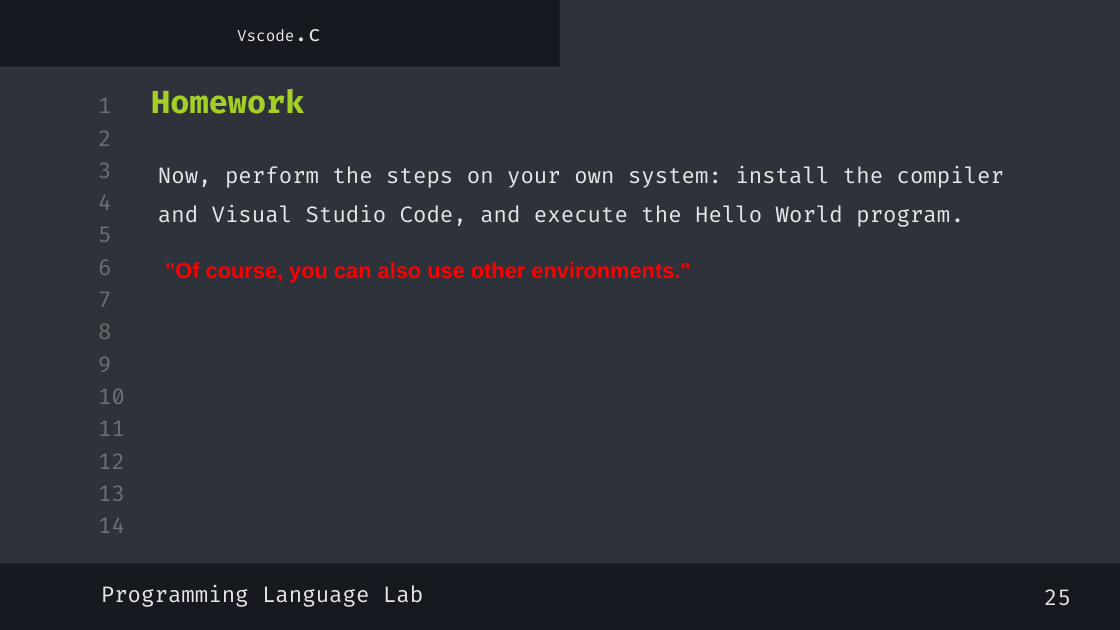
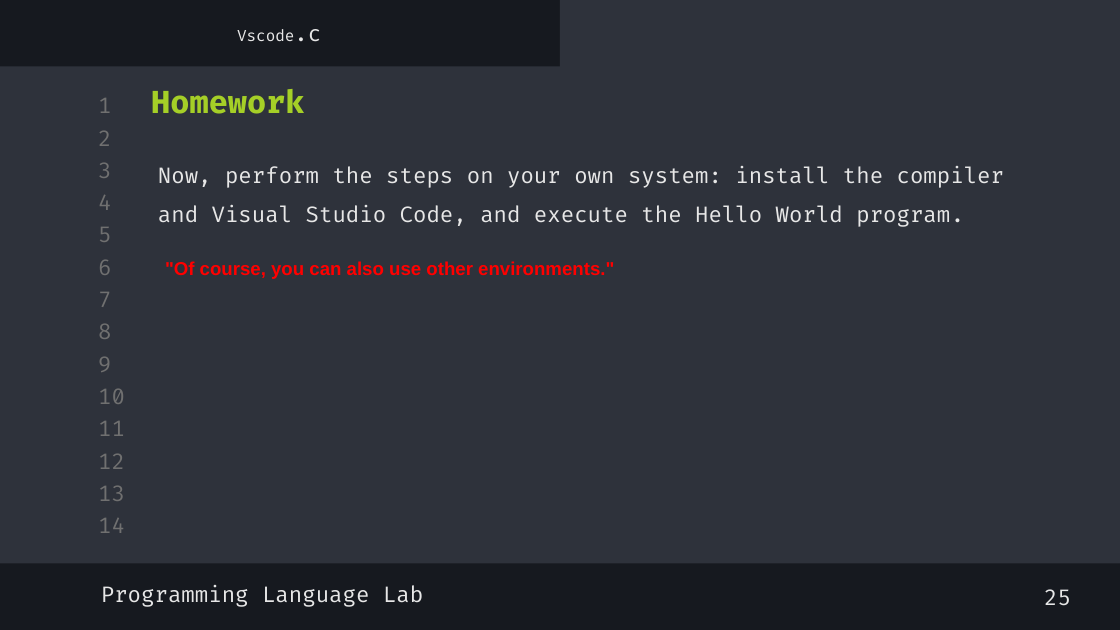
Before and after one commit to shayan-naghizadeh/C-Lab-AUT, a slide deck: slide 31 of slides/1.Introduction/Intro.pptx. Drawn at 1120x630 pixels with LibreOffice and Linux fonts; fonts in the diff are those of the drawing. Boxes give left, top, right and bottom in pixels: in the first picture for what was removed or moved away, otherwise in the second. Text is boxed around its words. In the diff, an @@ line names an element or a change of style, - is before the commit and + after.

```diff
--- a/slides/1.Introduction/Intro.pptx
+++ b/slides/1.Introduction/Intro.pptx
@@ text ""Of course, you can also ..." at (165,261,614,279): size 14 to 12 pt @@
```
Also in this commit, not shown: 11 other slides changed.
